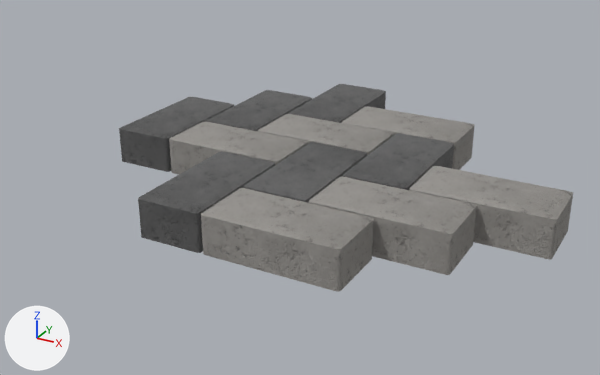
The glTF model Colonial Classic/Patterns/herringbone-1.glb as it was, and as the next commit left it.
Before and after are seen from a 50 mm lens placed at (0.5, -0.524, 0.485), pointed at (-0.081, 0.534, -0.044). Every picture has the same lights, and +X, +Y and +Z are marked at lower left. Vertices at the same position are counted once.

In view in the first picture: 'Colonial Classic.013', 'Colonial Classic.014', 'Colonial Classic.017', 'Colonial Classic.018', 'Colonial Classic.020', 'Colonial Classic.021', 'Colonial Classic.022', 'Colonial Classic.023', 'Colonial Classic.024', 'Colonial Classic.025', 'Colonial Classic.026', 'Colonial Classic.027'.
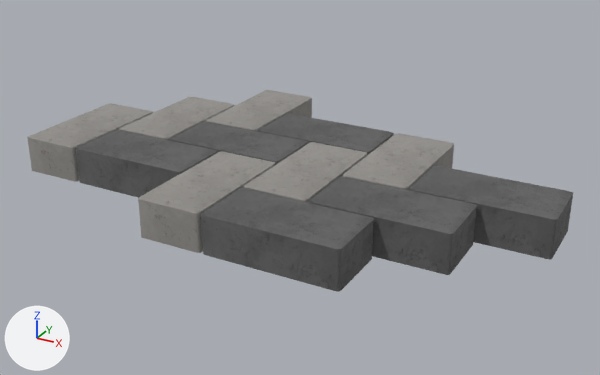
The newer file is also turned or shifted as a whole; pictures and numbers use the older file's frame.

Where the change shows, as pixel boxes [x1, y1, x2, y2] in the pictures (600 x 375 px):
'Colonial Classic.014', recoloured, mesh moved
    before: [309, 176, 477, 275]
    after: [201, 188, 374, 292]
'Colonial Classic.023', mesh turned
    before: [201, 188, 374, 292]
    after: [27, 103, 153, 182]
'Colonial Classic.022', mesh turned
    before: [138, 151, 275, 253]
    after: [76, 130, 218, 198]
'Colonial Classic.017', recoloured, mesh moved
    before: [258, 114, 394, 155]
    after: [309, 176, 477, 275]
'Colonial Classic.013', recoloured, moved
    before: [244, 142, 367, 203]
    after: [138, 151, 275, 253]
'Colonial Classic.020', recoloured
    both: [409, 166, 573, 260]
'Colonial Classic.018', recoloured, mesh turned
    before: [342, 133, 454, 190]
    after: [244, 142, 367, 203]
'Colonial Classic.021', mesh turned
    before: [342, 106, 475, 170]
    after: [343, 133, 454, 190]
'Colonial Classic.027', recoloured, mesh turned
    before: [119, 97, 234, 172]
    after: [206, 90, 312, 131]
'Colonial Classic.026', mesh turned
    before: [289, 84, 386, 123]
    after: [258, 114, 394, 155]
'Colonial Classic.025', recoloured, mesh turned
    before: [206, 90, 312, 131]
    after: [119, 97, 234, 140]
'Colonial Classic.024', recoloured
    both: [169, 122, 308, 174]

What changed in the scene script:
```text
Change me_colonial_classic_017:
    where me_colonial_classic_017.from_pydata(...)  # 80 vertices, 156 faces; spans x -0.049..0.049, y -0.1..0.1, z -0.03..0.03
    remove me_colonial_classic_017.materials.append(mat_concrete_charcoal)
    add me_colonial_classic_017.materials.append(mat_concrete_grey)
Change me_colonial_classic_018:
    where me_colonial_classic_018.from_pydata(...)  # 80 vertices, 156 faces; spans x -0.1..0.1, y -0.049..0.049, z -0.03..0.03
    remove me_colonial_classic_018.materials.append(mat_concrete_grey)
    me_colonial_classic_018 part 1: the whole mesh is moved by (-0.102, -0.102, 0.0)
    add me_colonial_classic_018.materials.append(mat_concrete_charcoal)
Change me_colonial_classic_019:
    where me_colonial_classic_019.from_pydata(...)  # 80 vertices, 156 faces; spans x -0.1..0.1, y -0.049..0.049, z -0.03..0.03
    remove me_colonial_classic_019.materials.append(mat_concrete_grey)
    me_colonial_classic_019 part 2: the whole mesh is moved by (0.203, -0.203, 0.0)
    add me_colonial_classic_019.materials.append(mat_concrete_charcoal)
Change me_colonial_classic_092:
    where me_colonial_classic_092.from_pydata(...)  # 80 vertices, 156 faces; spans x -0.049..0.049, y -0.1..0.1, z -0.03..0.03
    remove me_colonial_classic_092.materials.append(mat_concrete_charcoal)
    me_colonial_classic_092 part 3: the whole mesh is turned 180 degrees about the z axis through its middle, then moved by (-0.102, -0.102, 0.0)
    add me_colonial_classic_092.materials.append(mat_concrete_grey)
Change me_colonial_classic_093:
    where me_colonial_classic_093.from_pydata(...)  # 80 vertices, 156 faces; spans x -0.1..0.1, y -0.049..0.049, z -0.03..0.03
    remove me_colonial_classic_093.materials.append(mat_concrete_grey)
    add me_colonial_classic_093.materials.append(mat_concrete_charcoal)
Change me_colonial_classic_094:
    where me_colonial_classic_094.from_pydata(...)  # 80 vertices, 156 faces; spans x -0.1..0.1, y -0.049..0.049, z -0.03..0.03
    me_colonial_classic_094 part 4: the whole mesh is turned 90 degrees about the z axis through its middle, then moved by (0.051, -0.152, 0.0)
Change me_colonial_classic_023:
    where me_colonial_classic_023.from_pydata(...)  # 80 vertices, 156 faces; spans x -0.049..0.049, y -0.1..0.1, z -0.03..0.03
    me_colonial_classic_023 part 5: the whole mesh is turned 90 degrees about the z axis through its middle, then moved by (-0.152, 0.051, 0.0)
Change me_colonial_classic_024:
    where me_colonial_classic_024.from_pydata(...)  # 80 vertices, 156 faces; spans x -0.1..0.1, y -0.049..0.049, z -0.03..0.03
    me_colonial_classic_024 part 6: the whole mesh is turned 90 degrees about the z axis through its middle, then moved by (-0.457, 0.152, 0.0)
Change me_colonial_classic_025:
    where me_colonial_classic_025.from_pydata(...)  # 80 vertices, 156 faces; spans x -0.1..0.1, y -0.049..0.049, z -0.03..0.03
    remove me_colonial_classic_025.materials.append(mat_concrete_grey)
    add me_colonial_classic_025.materials.append(mat_concrete_charcoal)
Change me_colonial_classic_098:
    where me_colonial_classic_098.from_pydata(...)  # 80 vertices, 156 faces; spans x -0.049..0.049, y -0.1..0.1, z -0.03..0.03
    remove me_colonial_classic_098.materials.append(mat_concrete_charcoal)
    me_colonial_classic_098 part 7: the whole mesh is turned 180 degrees about the z axis through its middle, then moved by (-0.102, -0.102, 0.0)
    add me_colonial_classic_098.materials.append(mat_concrete_grey)
Change me_colonial_classic_099:
    where me_colonial_classic_099.from_pydata(...)  # 80 vertices, 156 faces; spans x -0.049..0.049, y -0.1..0.1, z -0.03..0.03
    me_colonial_classic_099 part 8: the whole mesh is turned 90 degrees about the z axis through its middle, then moved by (0.051, -0.152, 0.0)
Change me_colonial_classic_100:
    where me_colonial_classic_100.from_pydata(...)  # 80 vertices, 156 faces; spans x -0.049..0.049, y -0.1..0.1, z -0.03..0.03
    remove me_colonial_classic_100.materials.append(mat_concrete_charcoal)
    me_colonial_classic_100 part 9: the whole mesh is turned 180 degrees about the z axis through its middle, then moved by (0.102, 0.102, 0.0)
    add me_colonial_classic_100.materials.append(mat_concrete_grey)
Change ob_colonial_classic_013:
    ob_colonial_classic_013.location: (-0.025, 0.457, 0.0) -> (-0.127, 0.356, 0.0)
```
